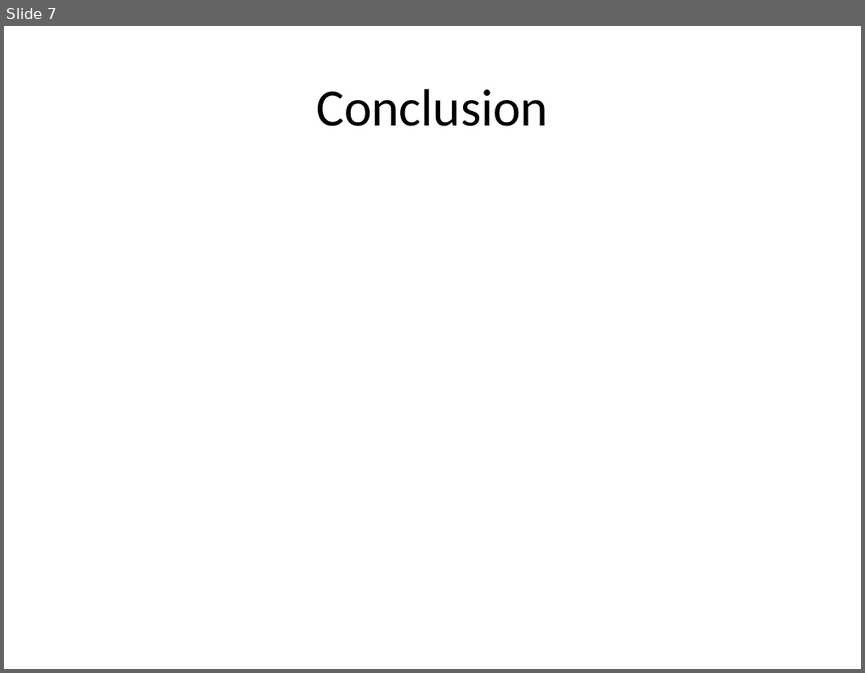
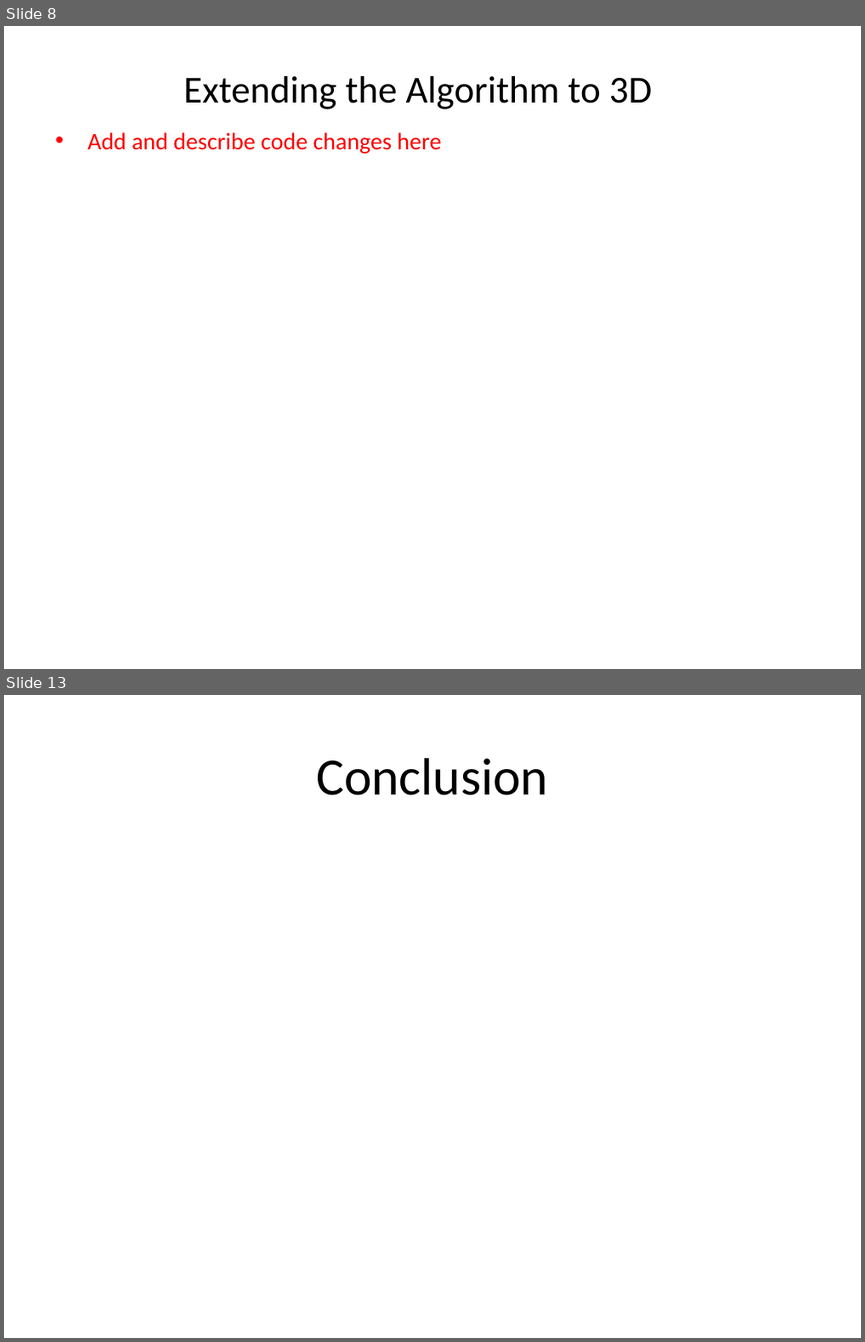
Before and after one commit to tristanmelton/ECE274, a slide deck: ref/Live-Cell_Tracking_using_Phase_Stretch_Transform.pptx. Shown one above the other, each under a label of ours: slide 7 before the commit, slides 8 and 13 after it; the slides between them are not shown. The pictures are 865x673 and 865x1342 pixels, drawn with LibreOffice and Linux fonts; fonts in the diff are those of the drawing. Boxes give left, top, right and bottom in pixels: in the first picture for what was removed or moved away, otherwise in the second. Text is boxed around its words. In the diff, an @@ line names an element or a change of style, - is before the commit and + after.

```diff
--- a/ref/Live-Cell_Tracking_using_Phase_Stretch_Transform.pptx
+++ b/ref/Live-Cell_Tracking_using_Phase_Stretch_Transform.pptx
@@ slide 8 added at (4, 26, 861, 669), background #FFFFFF @@
@@ title added at (183, 76, 652, 109), 32 pt, text #000000 @@
+Extending the Algorithm to 3D
@@ text added at (87, 132, 441, 154), 20 pt, text #FF0000 @@
+• Add and describe code changes here
@@ what was slide 7 is now slide 13 @@
```
Also in this commit, not shown: 3 slides changed, 8 other slides added, 3 slides removed.
